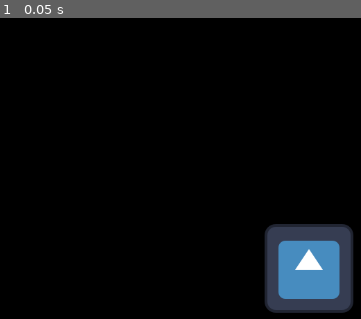
Above: before the commit, frame 1.
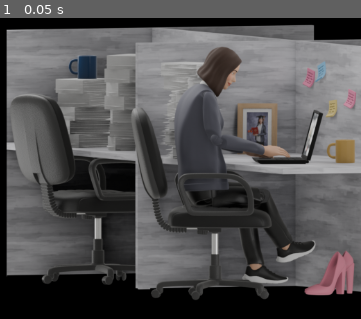
Above: after the commit, the same moment.

Repository: grkovalev/office-game
Game: Godot game, scene res://node.tscn
Two runs of this game, one before a commit and one after it. Both use one fixed random seed, a clock stepped at 60 frames per second and the inputs below. The engine's default icon, where the game draws it, is replaced by a stand-in: a white triangle on a blue panel in a dark square.
Inputs:
- Up to frame 1 (0.05 s): no input

The runs differ from the first frame. In frame 1, 82% of the frame differs, in the area x 1-100%, y 2-99%.

Commit message:
Changed main image
Main image placeholder was changed to office scene

Diff:
--- a/node.tscn
+++ b/node.tscn
@@ -1,13 +1,13 @@
 [gd_scene load_steps=3 format=3 uid="uid://bk08lfcueqr7m"]
 
 [ext_resource type="Script" uid="uid://dbrimv525bas6" path="res://main.gd" id="1_sy5k4"]
-[ext_resource type="Texture2D" uid="uid://dmo35psv1ysop" path="res://icon.svg" id="2_j2q8x"]
+[ext_resource type="Texture2D" uid="uid://c3o37vt3pu2bq" path="res://01_idleworkerf.png" id="2_j2q8x"]
 
 [node name="main" type="Node2D"]
 script = ExtResource("1_sy5k4")
 
 [node name="Sprite2D" type="Sprite2D" parent="."]
 
-[node name="Icon" type="Sprite2D" parent="."]
-position = Vector2(1077, 575)
+[node name="Officedesk" type="Sprite2D" parent="."]
+position = Vector2(897, 390)
 texture = ExtResource("2_j2q8x")
Binary file added: 01_idleworkerf.png
Not shown, added: 01_idleworkerf.png.import
